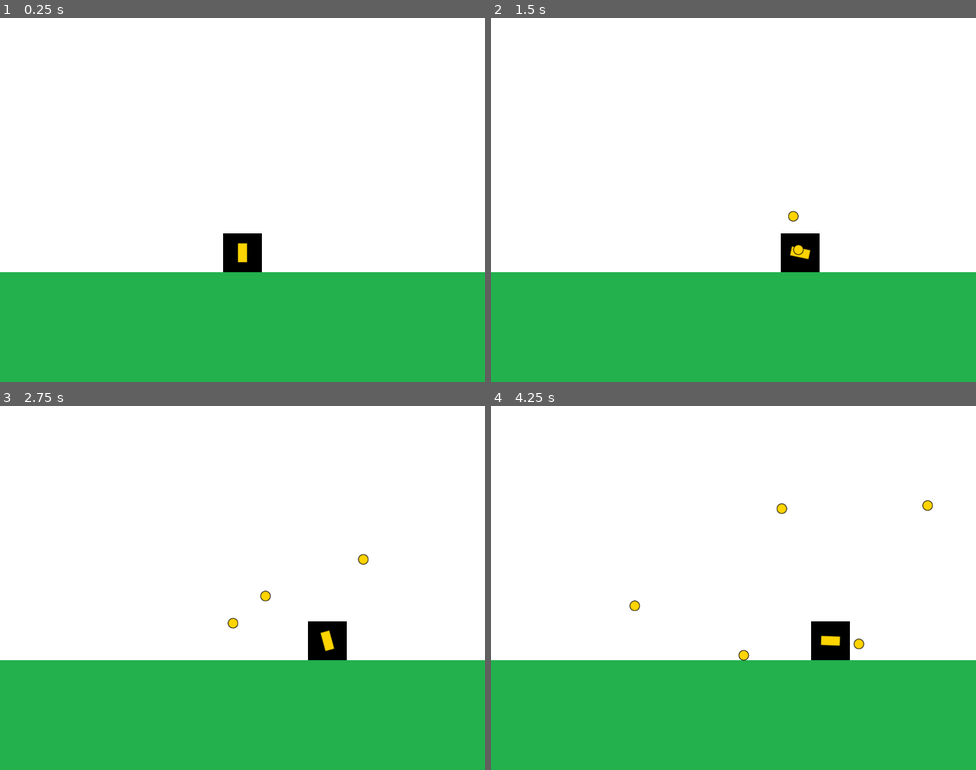
Above: before the commit, frames 1-4 (two rows, left to right).
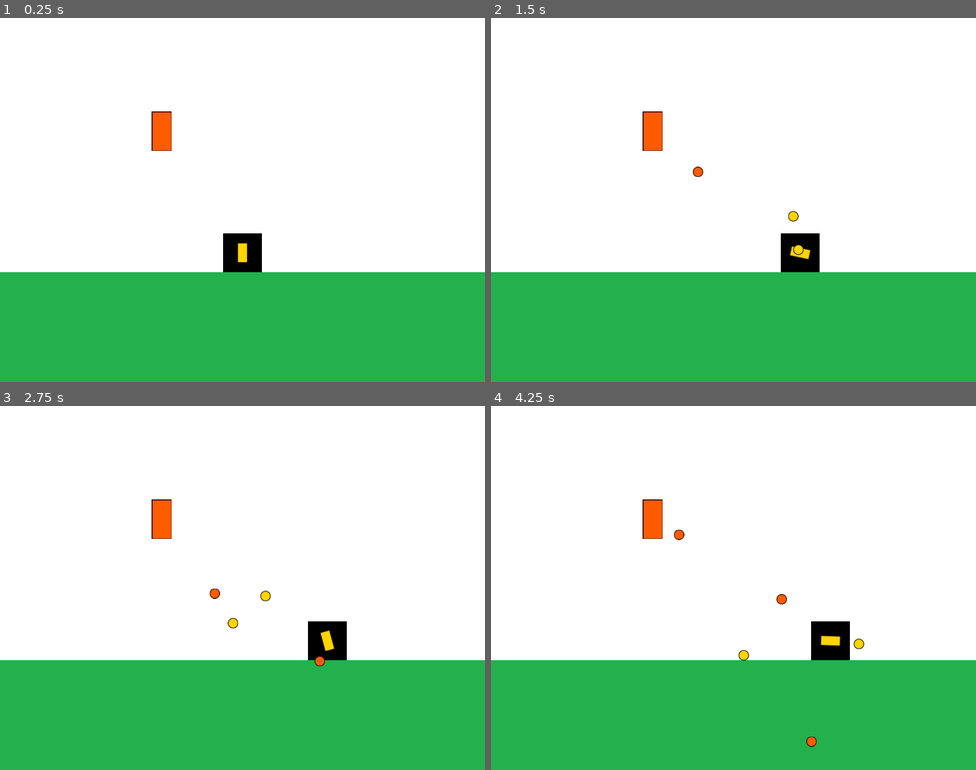
Above: after the commit, the same moments.

Repository: Lucarni-Lucas/entregas-idv-lucarni-lucas
Game: Godot game, scene res://main.tscn
Two runs of this game, one before a commit and one after it. Both use one fixed random seed, a clock stepped at 60 frames per second and the inputs below.
Inputs (mouse positions are in pixels of both pictures, inside the frame that each line leads up to):
- Up to frame 1 (0.25 s): no input
- Up to frame 2 (1.5 s): tap Enter at 0.5 s; move the mouse to (840, 181) at 0.52 s; hold Right (move_right) 0.53-1.28 s; click (840, 181) at 0.6 s; move the mouse to (636, 218) at 1.27 s; hold Left (move_left) from 1.28 s (still down); click (636, 218) at 1.35 s
- Up to frame 3 (2.75 s): move the mouse to (291, 507) at 2.02 s; release Left (move_left) at 2.03 s; hold Right (move_right) from 2.03 s (still down); click (291, 507) at 2.1 s
- Up to frame 4 (4.25 s): move the mouse to (709, 660) at 2.77 s; click (709, 660) at 2.85 s; move the mouse to (879, 642) at 3.52 s; release Right (move_right) at 3.53 s; hold Left (move_left) from 3.53 s (still down); click (879, 642) at 3.6 s

The runs differ from the first frame. In frame 1, 0.4% of the frame differs, in the area x 31-36%, y 25-37%; in frame 2, 0.5%; in frame 3, 0.6%; in frame 4, 0.8%, in the area x 28-92%, y 25-94%.

Commit message:
feature: creacion de turret que dispara a player

Diff:
--- a/entrega-2-lucarni-lucas/desafio-2/entrega-2-desafio-2-lucarni-lucas/entities/abstract_projectile.gd
+++ b/entrega-2-lucarni-lucas/desafio-2/entrega-2-desafio-2-lucarni-lucas/entities/abstract_projectile.gd
@@ -1,5 +1,7 @@
 extends Sprite2D
 class_name Projectile
+
+signal delete_requested(projectile)
 
 @export var speed:float = 50
 
@@ -12,7 +14,12 @@
 func set_starting_values(starting_position:Vector2, direction:Vector2):
 	global_position = starting_position
 	self.direction = direction
+	$Timer.start()
 	set_physics_process(true)
 
 func _physics_process(delta):
 	position += direction*speed*delta
+
+
+func _on_timer_timeout() -> void:
+	emit_signal("delete_requested", self)
--- a/entrega-2-lucarni-lucas/desafio-2/entrega-2-desafio-2-lucarni-lucas/entities/abstract_projectile.tscn
+++ b/entrega-2-lucarni-lucas/desafio-2/entrega-2-desafio-2-lucarni-lucas/entities/abstract_projectile.tscn
@@ -4,3 +4,8 @@
 
 [node name="Projectile" type="Sprite2D" unique_id=2130496098]
 script = ExtResource("1_n38wy")
+
+[node name="Timer" type="Timer" parent="." unique_id=1193218729]
+one_shot = true
+
+[connection signal="timeout" from="Timer" to="." method="_on_timer_timeout"]
--- /dev/null
+++ b/entrega-2-lucarni-lucas/desafio-2/entrega-2-desafio-2-lucarni-lucas/entities/enemies/turret.gd
@@ -0,0 +1,29 @@
+extends Sprite2D
+
+@export var projectile_scene:PackedScene
+
+@onready var fire_position:Marker2D = $FirePosition
+
+var projectile_container:Node
+
+var player
+
+func set_values(player, projectile_container):
+	self.player = player
+	self.projectile_container = projectile_container
+	$Timer.start()
+
+
+func _on_timer_timeout() -> void:
+	fire()
+
+
+func fire():
+	var projectile:Projectile = projectile_scene.instantiate()
+	projectile_container.add_child(projectile)
+	projectile.set_starting_values(fire_position.global_position, (player.global_position - fire_position.global_position).normalized())
+	projectile.delete_requested.connect(_on_projectile_delete_requested)
+
+func _on_projectile_delete_requested(projectile):
+	projectile_container.remove_child(projectile)
+	projectile.queue_free()
--- /dev/null
+++ b/entrega-2-lucarni-lucas/desafio-2/entrega-2-desafio-2-lucarni-lucas/entities/enemies/turret.tscn
@@ -0,0 +1,16 @@
+[gd_scene format=3 uid="uid://dmtkhmqhedimg"]
+
+[ext_resource type="Texture2D" uid="uid://b7743s8jo2gco" path="res://assets/textures/turret.png" id="1_h6tj7"]
+[ext_resource type="Script" uid="uid://c3uade2wqirk5" path="res://entities/enemies/turret.gd" id="2_aiw5j"]
+[ext_resource type="PackedScene" uid="uid://dxewgm6nbpxkw" path="res://entities/enemies/turret_projectile.tscn" id="3_aiw5j"]
+
+[node name="Turret" type="Sprite2D" unique_id=1212353478]
+texture = ExtResource("1_h6tj7")
+script = ExtResource("2_aiw5j")
+projectile_scene = ExtResource("3_aiw5j")
+
+[node name="FirePosition" type="Marker2D" parent="." unique_id=1881964874]
+
+[node name="Timer" type="Timer" parent="." unique_id=1937082877]
+
+[connection signal="timeout" from="Timer" to="." method="_on_timer_timeout"]
--- /dev/null
+++ b/entrega-2-lucarni-lucas/desafio-2/entrega-2-desafio-2-lucarni-lucas/entities/enemies/turret_projectile.tscn
@@ -0,0 +1,11 @@
+[gd_scene format=3 uid="uid://dxewgm6nbpxkw"]
+
+[ext_resource type="PackedScene" uid="uid://b4drhnh17gsqp" path="res://entities/abstract_projectile.tscn" id="1_mbono"]
+[ext_resource type="Texture2D" uid="uid://28g3hlhxfpq1" path="res://assets/textures/proyectile_turret.png" id="2_05i1k"]
+
+[node name="Projectile" unique_id=2130496098 instance=ExtResource("1_mbono")]
+texture = ExtResource("2_05i1k")
+speed = 200.0
+
+[node name="Timer" parent="." index="0" unique_id=1193218729]
+wait_time = 3.0
--- a/entrega-2-lucarni-lucas/desafio-2/entrega-2-desafio-2-lucarni-lucas/entities/player/cannon.gd
+++ b/entrega-2-lucarni-lucas/desafio-2/entrega-2-desafio-2-lucarni-lucas/entities/player/cannon.gd
@@ -9,5 +9,11 @@
 func fire():
 	var projectile_instance:Projectile = projectile_scene.instantiate()
 	projectile_container.add_child(projectile_instance)
-	projectile_instance.set_starting_values(fire_position.global_position,
-											(fire_position.global_position - global_position).normalized())
+	projectile_instance.set_starting_values(fire_position.global_position, (fire_position.global_position - global_position).normalized())
+	projectile_instance.delete_requested.connect(_on_projectile_delete_requested)
+
+
+
+func _on_projectile_delete_requested(projectile):
+	projectile_container.remove_child(projectile)
+	projectile.queue_free()
--- a/entrega-2-lucarni-lucas/desafio-2/entrega-2-desafio-2-lucarni-lucas/entities/player/player.gd
+++ b/entrega-2-lucarni-lucas/desafio-2/entrega-2-desafio-2-lucarni-lucas/entities/player/player.gd
@@ -5,6 +5,8 @@
 @export var speed: float = 200.0
 
 var projectile_container:Node
+
+var velocity
 
 func set_projectile_container(container:Node):
 	cannon.projectile_container = container
--- a/entrega-2-lucarni-lucas/desafio-2/entrega-2-desafio-2-lucarni-lucas/entities/player/player_projectile.tscn
+++ b/entrega-2-lucarni-lucas/desafio-2/entrega-2-desafio-2-lucarni-lucas/entities/player/player_projectile.tscn
@@ -6,3 +6,6 @@
 [node name="Projectile" unique_id=2130496098 instance=ExtResource("1_k2c6e")]
 texture = ExtResource("2_tj6o0")
 speed = 100.0
+
+[node name="Timer" parent="." index="0" unique_id=1193218729]
+wait_time = 2.0
--- a/entrega-2-lucarni-lucas/desafio-2/entrega-2-desafio-2-lucarni-lucas/main.gd
+++ b/entrega-2-lucarni-lucas/desafio-2/entrega-2-desafio-2-lucarni-lucas/main.gd
@@ -2,3 +2,4 @@
 
 func _ready() -> void:
 	$Player.set_projectile_container(self)
+	$Turret.set_values($Player, self)
--- a/entrega-2-lucarni-lucas/desafio-2/entrega-2-desafio-2-lucarni-lucas/main.tscn
+++ b/entrega-2-lucarni-lucas/desafio-2/entrega-2-desafio-2-lucarni-lucas/main.tscn
@@ -4,6 +4,7 @@
 [ext_resource type="Texture2D" uid="uid://bcshkjslwrrar" path="res://assets/textures/background.png" id="1_h2yge"]
 [ext_resource type="Texture2D" uid="uid://b86qmaptpacif" path="res://assets/textures/floor.png" id="2_1bvp3"]
 [ext_resource type="PackedScene" uid="uid://cced43hwgwvwc" path="res://entities/player/player.tscn" id="3_lquwl"]
+[ext_resource type="PackedScene" uid="uid://dmtkhmqhedimg" path="res://entities/enemies/turret.tscn" id="5_lquwl"]
 
 [node name="Main" type="Node" unique_id=676233350]
 script = ExtResource("1_1bvp3")
@@ -25,3 +26,6 @@
 
 [node name="Player" parent="." unique_id=1705189258 instance=ExtResource("3_lquwl")]
 position = Vector2(400, 387)
+
+[node name="Turret" parent="." unique_id=1212353478 instance=ExtResource("5_lquwl")]
+position = Vector2(267, 187)
Not shown, added: entrega-2-lucarni-lucas/desafio-2/entrega-2-desafio-2-lucarni-lucas/entities/enemies/turret.gd.uid
